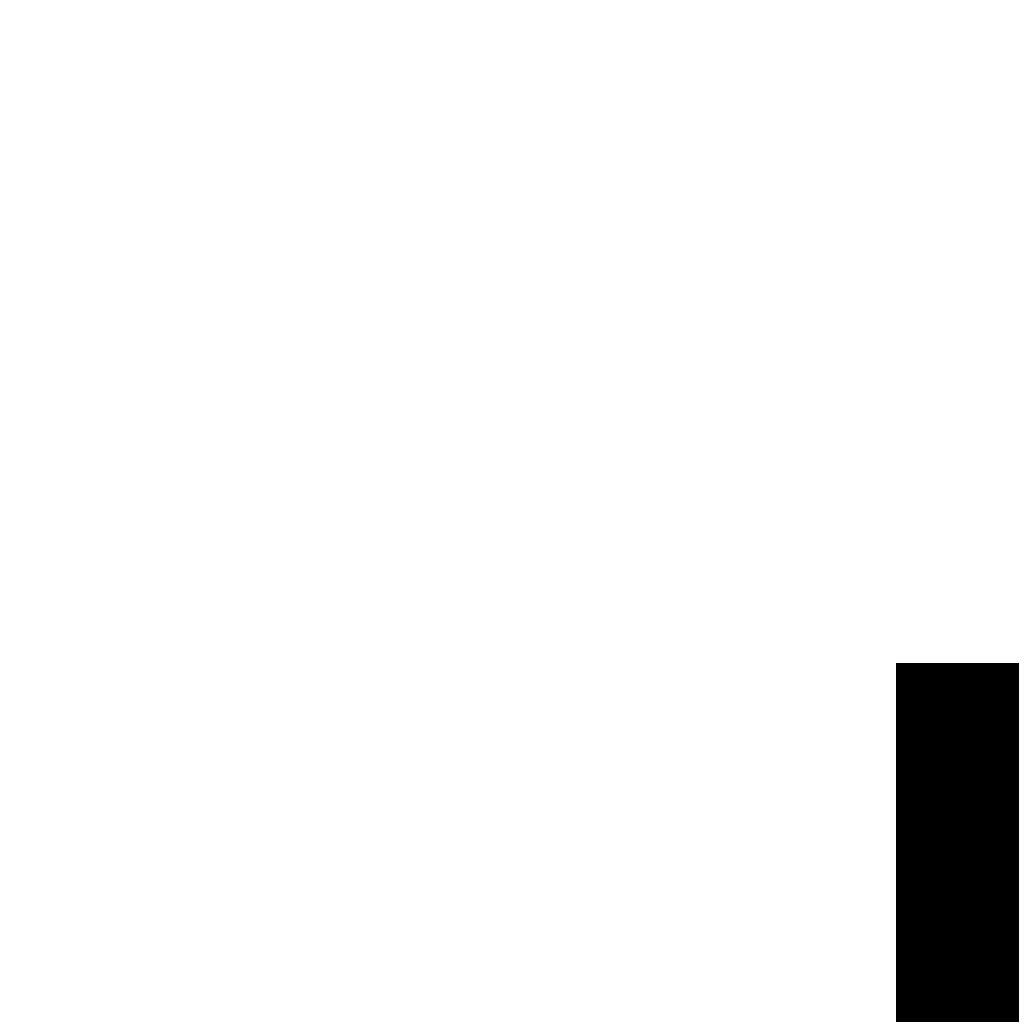
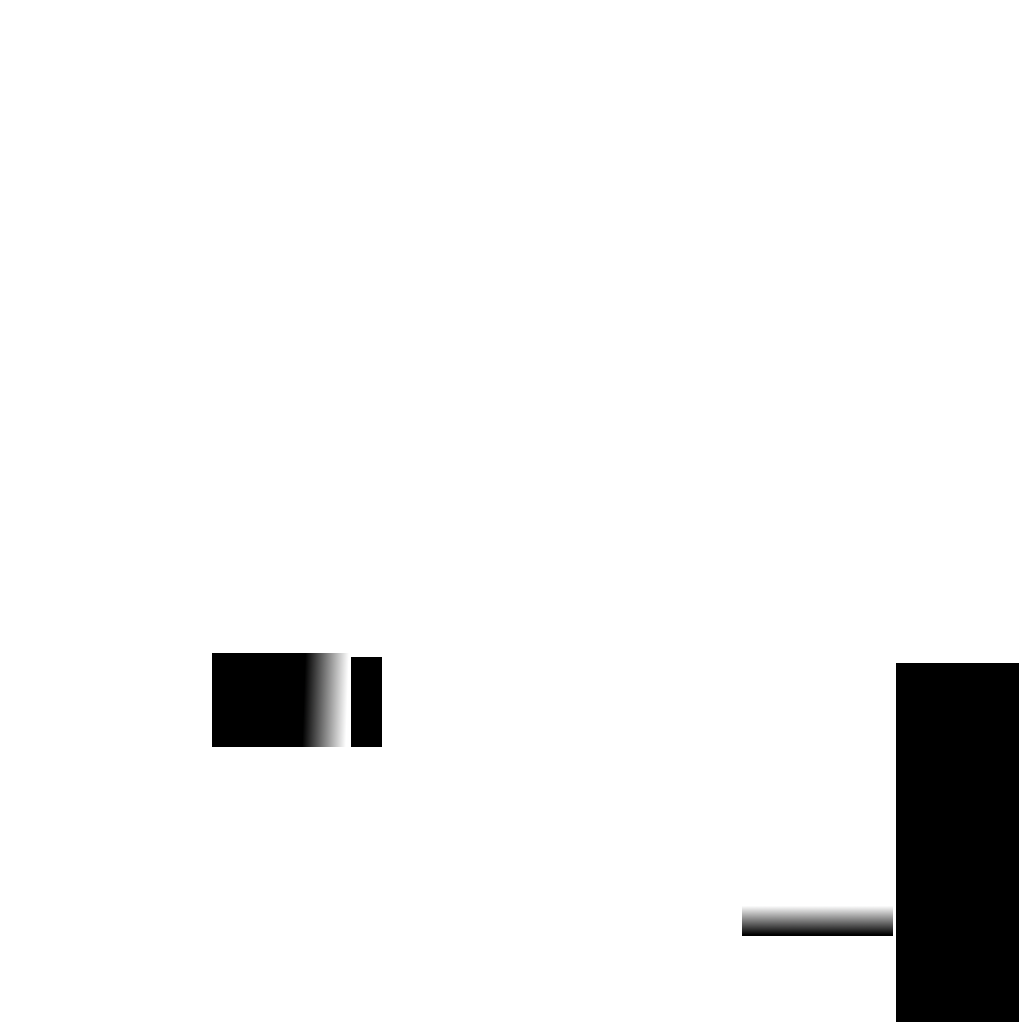
Revision of a layered 1024×1024 image; what changed, layer by layer:
painted on "IR holes" over 212, 653, 893, 936
